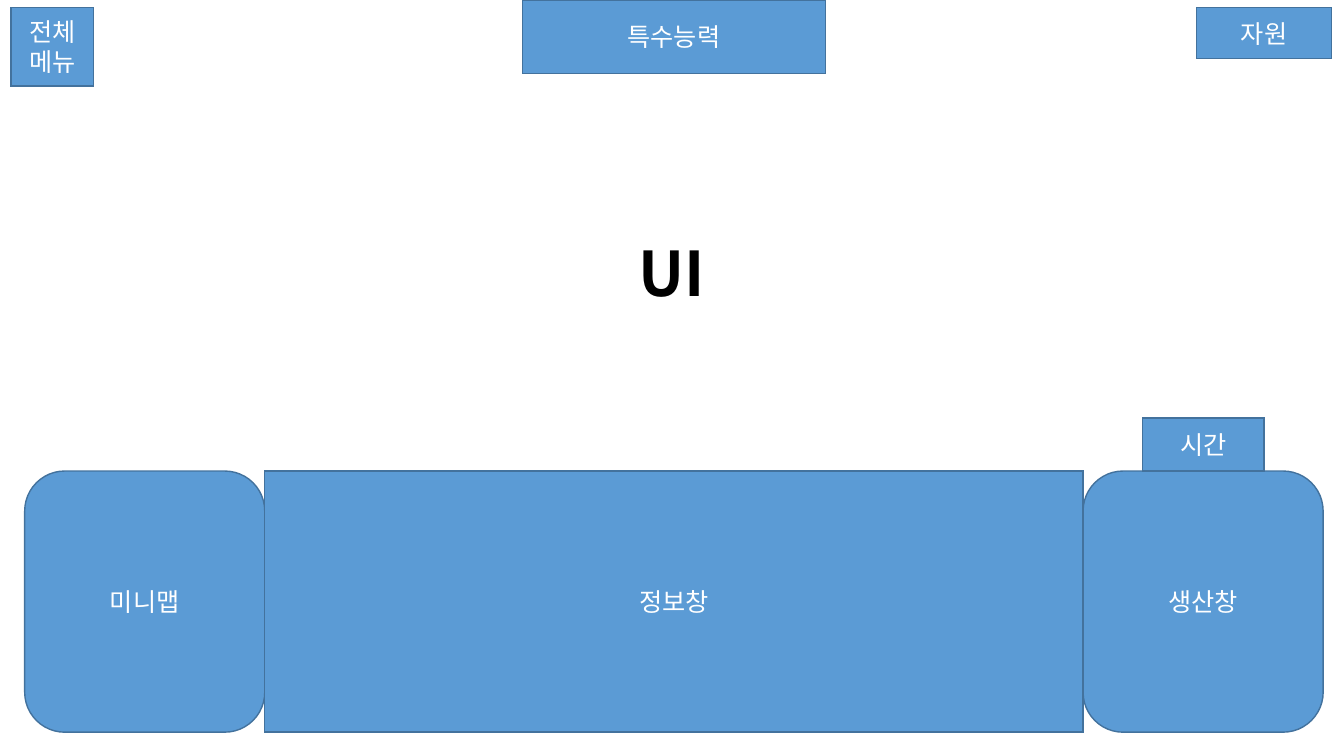
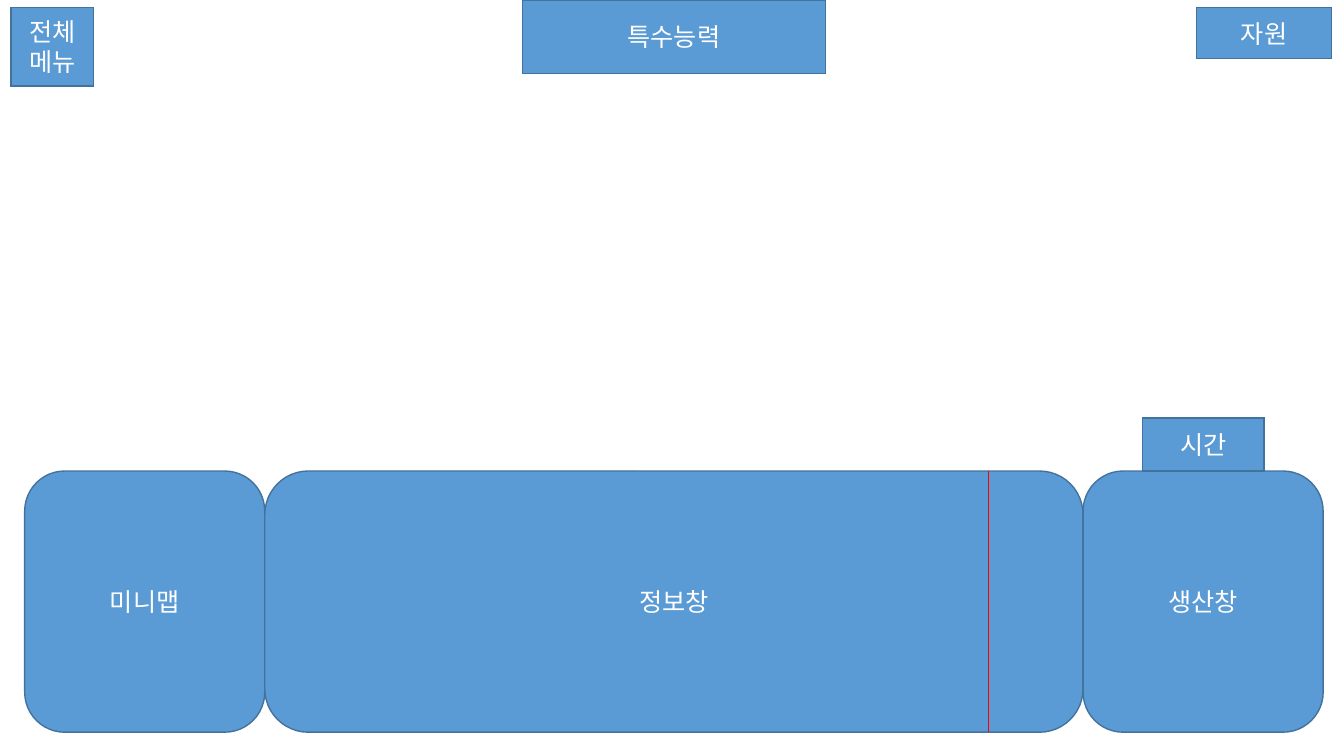
Before and after one commit to simplex3510/GeoStrike, a slide deck: slide 3 of GeoStrike프레젠테이션1.pptx. Drawn at 1344x756 pixels with LibreOffice and Linux fonts; fonts in the diff are those of the drawing. Boxes give left, top, right and bottom in pixels: in the first picture for what was removed or moved away, otherwise in the second. Text is boxed around its words. In the diff, an @@ line names an element or a change of style, - is before the commit and + after.

```diff
--- a/GeoStrike프레젠테이션1.pptx
+++ b/GeoStrike프레젠테이션1.pptx
@@ text removed at [638,250,704,297] @@
-UI
@@ rounded rectangle "정보창" at [265,471,1084,732]: rectangle to rounded rectangle @@
@@ line added from (989, 732) to (989, 471), #FF0000 0.5 pt @@
```
Also in this commit, not shown: 3 other slides changed, 2 other files.
